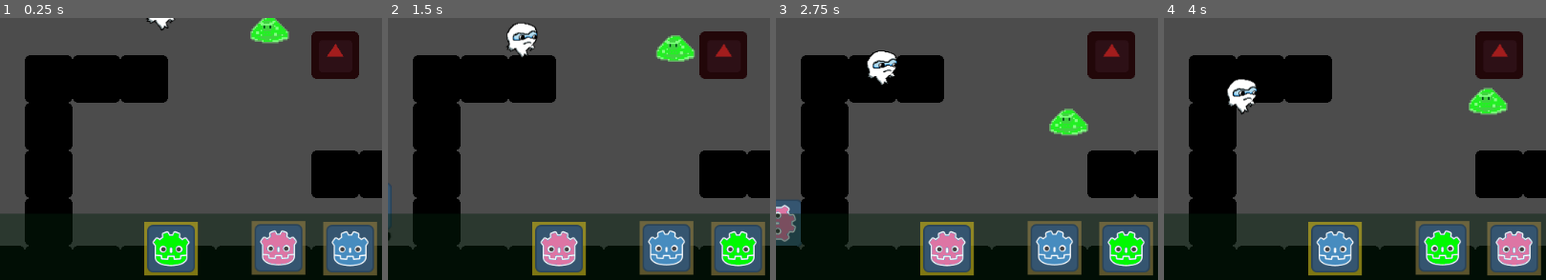
Above: before the commit, frames 1-4 (left to right).
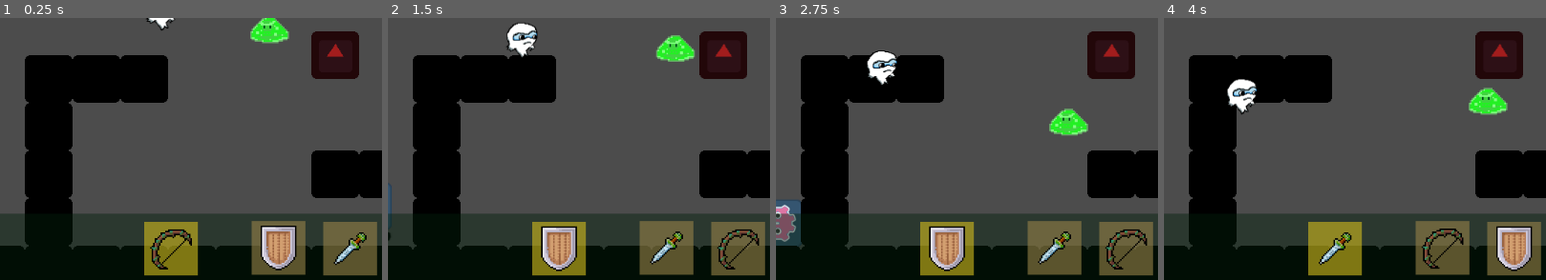
Above: after the commit, the same moments.

Repository: mfurtak/gmtk-game-jam-2019
Game: Godot game, scene res://Main.tscn
Two runs of this game, one before a commit and one after it. Both use one fixed random seed, a clock stepped at 60 frames per second and the inputs below. The engine's default icon, where the game draws it, is replaced by a stand-in: a white triangle on a blue panel in a dark square.
Inputs:
- Up to frame 1 (0.25 s): no input
- Up to frame 2 (1.5 s): hold Right (ui_right) 0.53-1.28 s; tap Space (ui_select) at 0.77 s; hold Down (ui_down) from 1.28 s (still down)
- Up to frame 3 (2.75 s): tap Space (ui_select) at 1.52 s; release Down (ui_down) at 2.03 s; hold Right (ui_right) from 2.03 s (still down)
- Up to frame 4 (4 s): release Right (ui_right) at 2.78 s; hold Up (ui_up) 2.78-3.53 s; tap Space (ui_select) at 3.02, 3.77 s; hold Left (ui_left) from 3.53 s (still down)
The pictures show only the part of the screen within x 28-78%, y 47-97%; the shares and areas given below are measured in that part.

The runs differ from the first frame. In frame 1, 6.7% of the frame differs, in the area x 38-98%, y 78-98%; in frame 2, 6.7%; in frame 3, 6.7%; in frame 4, 6.7%.

Commit message:
Add placeholder images for the item types

Diff:
--- a/gmtk-godot/HUD.tscn
+++ b/gmtk-godot/HUD.tscn
@@ -70,6 +70,7 @@
 margin_bottom = -24.0
 
 [node name="ItemStack" type="ColorRect" parent="ItemCards"]
+editor/display_folded = true
 margin_left = 920.0
 margin_top = 608.0
 margin_right = 992.0
--- a/gmtk-godot/HudItem.tscn
+++ b/gmtk-godot/HudItem.tscn
@@ -17,5 +17,6 @@
 anchor_bottom = 1.0
 margin_left = 4.0
 margin_top = 4.0
-margin_right = -4.0
-margin_bottom = -4.0
+margin_right = -36.0
+margin_bottom = -36.0
+rect_scale = Vector2( 2, 2 )
--- a/gmtk-godot/Player.gd
+++ b/gmtk-godot/Player.gd
@@ -2,9 +2,9 @@
 
 enum Items {SWORD, BOW, SHIELD}
 
-var sword_resource =  preload("res://player_sword.png")
-var bow_resource =  preload("res://player_bow.png")
-var shield_resource =  preload("res://player_shield.png")
+var sword_resource =  preload("res://sprites/sword.png")
+var bow_resource =  preload("res://sprites/bow.png")
+var shield_resource =  preload("res://sprites/shield.png")
 
 var items_to_images = {}
 
Binary file added: gmtk-godot/sprites/bow.png
Not shown, added: gmtk-godot/sprites/bow.png.import
Binary file added: gmtk-godot/sprites/shield.png
Not shown, added: gmtk-godot/sprites/shield.png.import
Binary file added: gmtk-godot/sprites/sword.png
Not shown, added: gmtk-godot/sprites/sword.png.import
